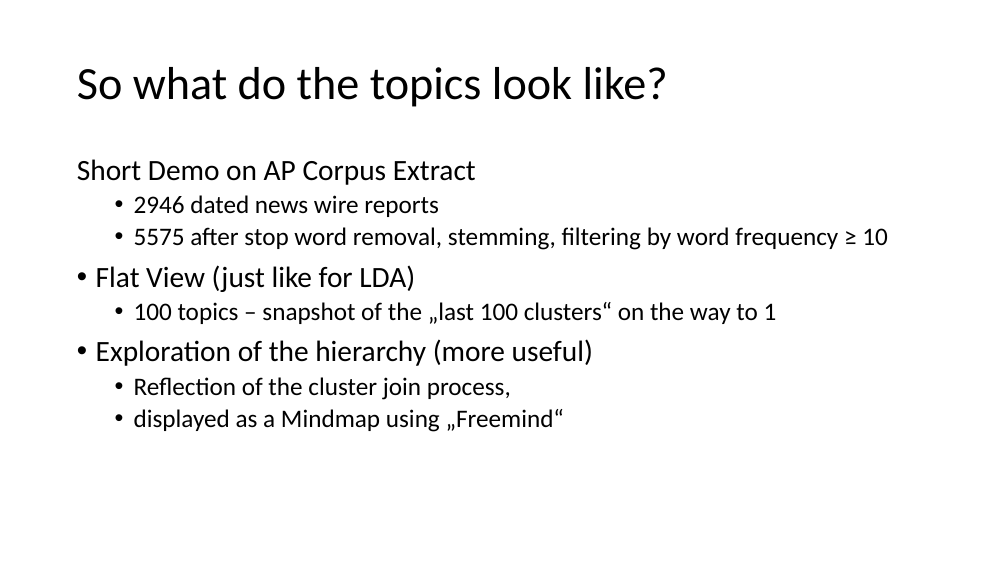
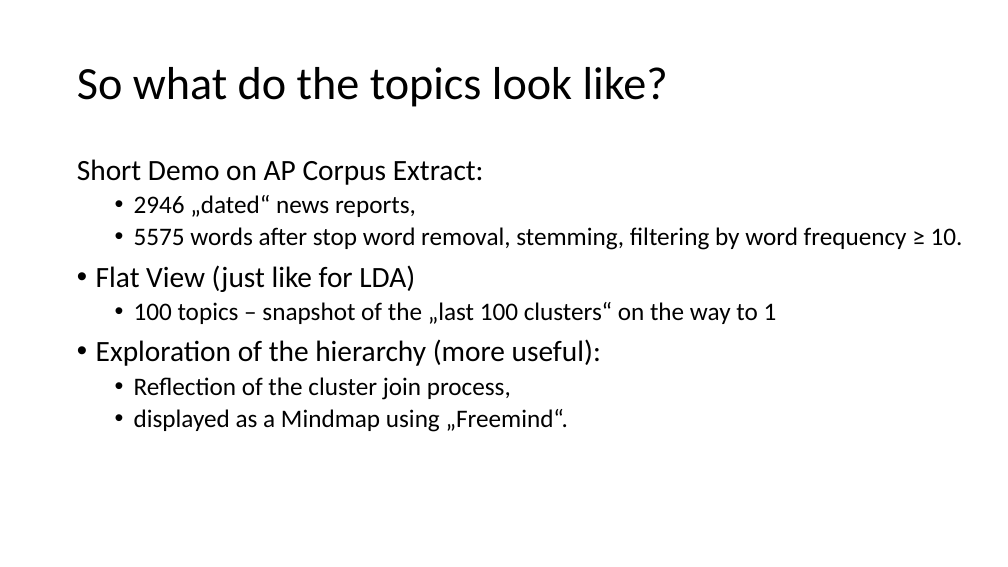
Before and after one commit to pfeiferd/TopicGrouperJ, a slide deck: slide 24 of doc/PTM.pptx (slide 23 before the commit). Drawn at 1008x567 pixels with LibreOffice and Linux fonts; fonts in the diff are those of the drawing. Boxes give left, top, right and bottom in pixels: in the first picture for what was removed or moved away, otherwise in the second. Text is boxed around its words. In the diff, an @@ line names an element or a change of style, - is before the commit and + after.

```diff
--- a/doc/PTM.pptx
+++ b/doc/PTM.pptx
@@ text at (77,159,963,250): text changed @@
-Short Demo on AP Corpus Extract
-  • 2946 dated news wire reports
-  • 5575 after stop word removal, stemming, filtering by word frequency ≥ 10
+Short Demo on AP Corpus Extract:
+  • 2946 „dated“ news reports,
+  • 5575 words after stop word removal, stemming, filtering by word frequency ≥ 10.
@@ text at (96,339,601,366): text changed @@
-• Exploration of the hierarchy (more useful)
+• Exploration of the hierarchy (more useful):
@@ text at (134,409,569,432): text changed @@
-  • displayed as a Mindmap using „Freemind“
+  • displayed as a Mindmap using „Freemind“.
```
Also in this commit, not shown: 2 other slides changed, 1 slide added.
